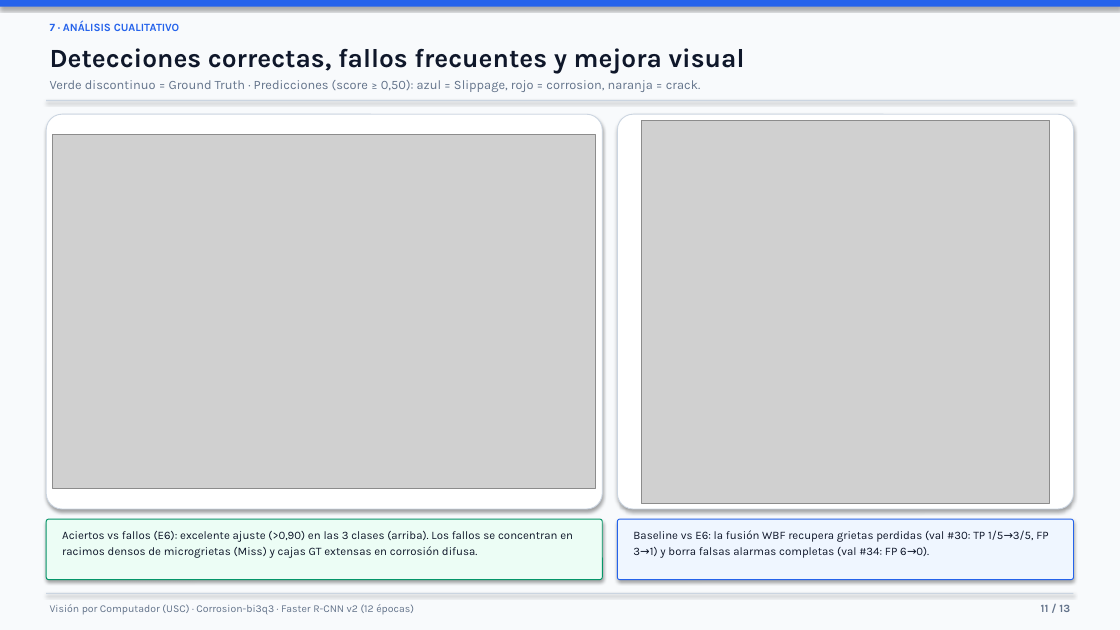
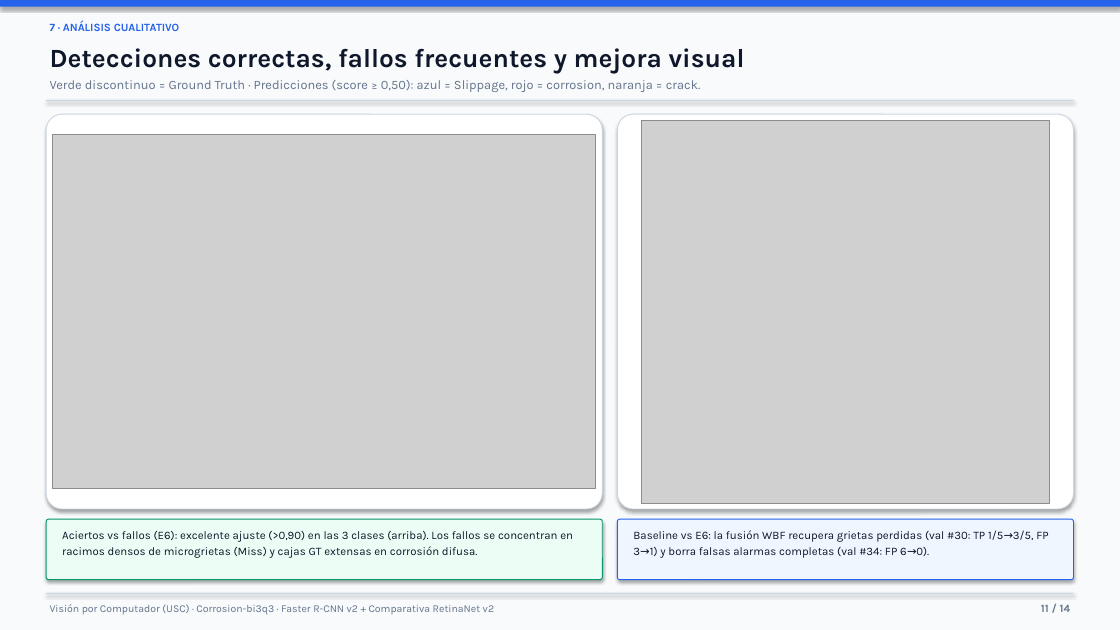
Before and after one commit to lucasmtnz23/deteccion-corrosion, a slide deck: slide 11 of Presentacion_Faster_RCNN_Corrosion.pptx. Drawn at 1120x630 pixels with LibreOffice and Linux fonts; fonts in the diff are those of the drawing; grey boxes stand for pictures. Boxes give left, top, right and bottom in pixels: in the first picture for what was removed or moved away, otherwise in the second. Text is boxed around its words. In the diff, an @@ line names an element or a change of style, - is before the commit and + after.

Commit message:
feat: incorporar JSON e historiales de Faster R-CNN, reejecutar notebook y actualizar presentacion

```diff
--- a/Presentacion_Faster_RCNN_Corrosion.pptx
+++ b/Presentacion_Faster_RCNN_Corrosion.pptx
@@ text at (50, 604, 494, 615): text changed @@
-Visión por Computador (USC) · Corrosion-bi3q3 · Faster R-CNN v2 (12 épocas)
+Visión por Computador (USC) · Corrosion-bi3q3 · Faster R-CNN v2 + Comparativa RetinaNet v2
@@ text at (1041, 605, 1071, 612): text changed @@
-11 / 13
+11 / 14
```
Also in this commit, not shown: 12 other slides changed, 1 slide added, 42 other files.
